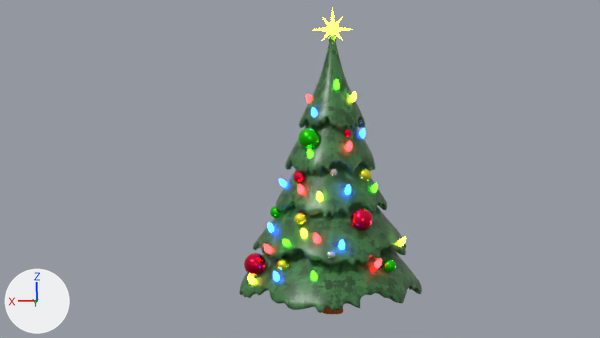
The Blender file Tree.blend, before and after one commit.
Both versions are drawn from the file's camera 'Camera'. The axes (+X, +Y, +Z) are drawn at lower left. The lights are the same throughout.

Objects in the first picture: 'Bulb.001', 'Bulb.003', 'Bulb.004', 'Bulb.007', 'Bulb.010', 'Bulb.011', 'Bulb.012', 'Bulb.013', 'Bulb.014', 'Bulb.016', 'Bulb.018', 'Bulb.019', 'Bulb.020', 'Bulb.021', 'Bulb.022', 'Bulb.023', 'Bulb.025', 'Tree greens'.
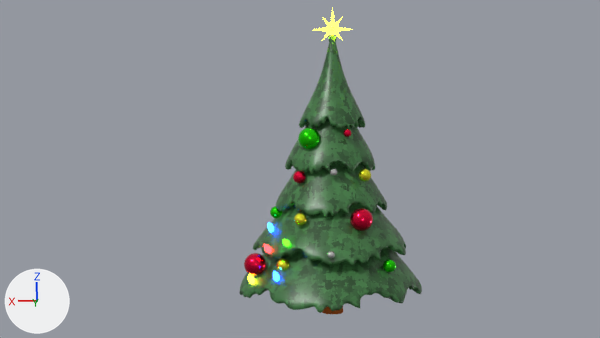
The change in detail:
Object 'Bulb.010' (ob_bulb_010) is now hidden.
Object 'Bulb.011' (ob_bulb_011) is now hidden.
Object 'Bulb.012' (ob_bulb_012) is now hidden.
Object 'Bulb.013' (ob_bulb_013) is now hidden.
Object 'Bulb.014' (ob_bulb_014) is now hidden.
Object 'Bulb.015' (ob_bulb_015) is now hidden.
Object 'Bulb.016' (ob_bulb_016) is now hidden.
Object 'Bulb.018' (ob_bulb_018) is now hidden.
Object 'Bulb.019' (ob_bulb_019) is now hidden.
Object 'Bulb.020' (ob_bulb_020) is now hidden.
Object 'Bulb.021' (ob_bulb_021) is now hidden.
Object 'Bulb.022' (ob_bulb_022) is now hidden.
Object 'Bulb.023' (ob_bulb_023) is now hidden.
Object 'Bulb.025' (ob_bulb_025) is now hidden.
Object 'Bulb.001' (ob_bulb_001) is now hidden.
Object 'Bulb.003' (ob_bulb_003) is now hidden.
Object 'Bulb.004' (ob_bulb_004) is now hidden.
Object 'Bulb.007' (ob_bulb_007) is now hidden.

Location of each change, (x1, y1, x2, y2) in pixels of the pictures (600 x 338 px):
'Bulb.014', hidden: before (374, 259, 382, 269)
'Bulb.018', hidden: before (350, 91, 357, 104)
'Bulb.022', hidden: before (345, 184, 351, 196)
'Bulb.013', hidden: before (314, 233, 321, 243)
'Bulb.015', hidden: before (334, 79, 340, 90)
'Bulb.019', hidden: before (317, 191, 323, 201)
'Bulb.020', hidden: before (398, 237, 406, 246)
'Bulb.021', hidden: before (339, 240, 345, 250)
'Bulb.011', hidden: before (346, 141, 352, 151)
'Bulb.012', hidden: before (298, 184, 304, 194)
'Bulb.003', hidden: before (311, 271, 317, 281)
'Bulb.023', hidden: before (311, 107, 317, 117)
'Bulb.004', hidden: before (279, 179, 287, 187)
'Bulb.007', hidden: before (301, 228, 307, 237)
'Bulb.016', hidden: before (371, 183, 378, 193)
'Bulb.001', hidden: before (307, 149, 313, 158)
'Bulb.025', hidden: before (359, 129, 365, 138)
'Bulb.010', hidden: before (307, 94, 312, 103)
